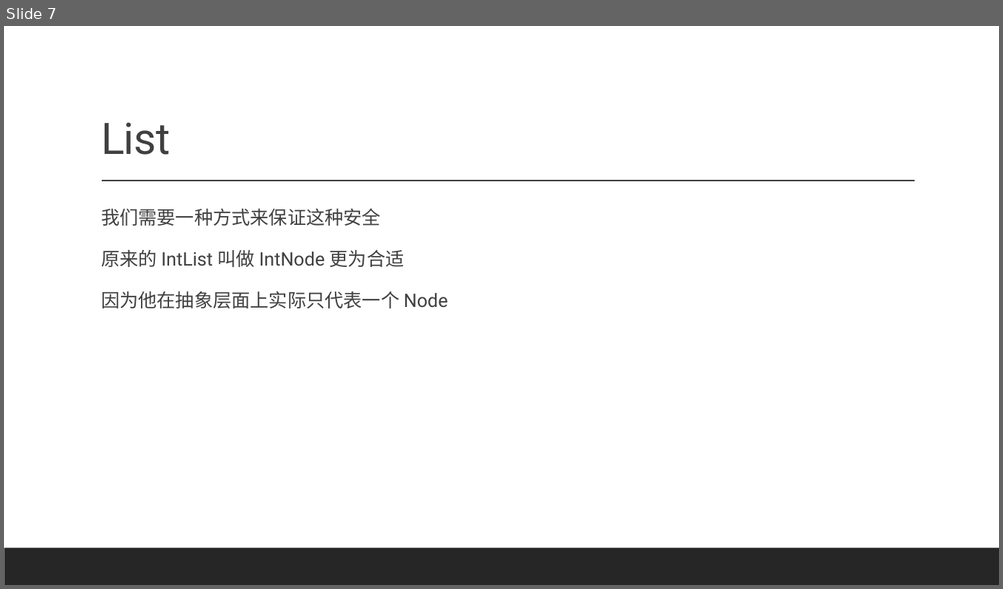
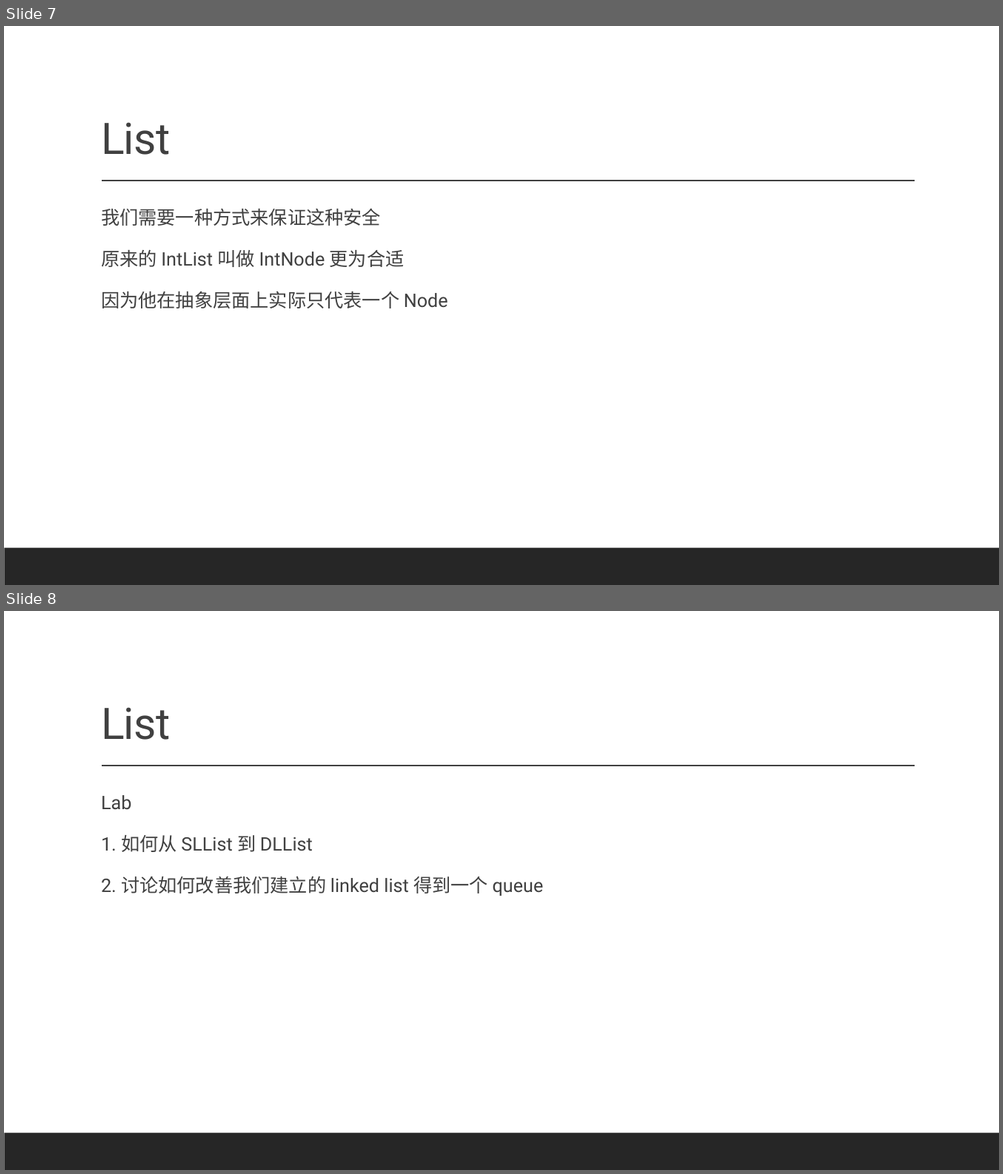
Before and after one commit to basicDSinHDUCS/materials, a slide deck: lecture1/slide.pptx. Shown one above the other, each under a label of ours: slide 7 before the commit, slides 7 and 8 after it. The pictures are 1003x589 and 1003x1174 pixels, drawn with LibreOffice and Linux fonts; fonts in the diff are those of the drawing; background and template pictures are left out. Boxes give left, top, right and bottom in pixels: in the first picture for what was removed or moved away, otherwise in the second. Text is boxed around its words. In the diff, an @@ line names an element or a change of style, - is before the commit and + after.

```diff
--- a/lecture1/slide.pptx
+++ b/lecture1/slide.pptx
@@ slide 8 added at bbox=[4, 611, 999, 1170], background picture (left out); not listed: 2 template elements that a slide beside it also shows @@
@@ title added at bbox=[101, 707, 170, 740], 42 pt, text #404040 @@
+List
@@ text added at bbox=[101, 795, 543, 896], 18 pt, text #404040 @@
+  Lab
+  1. 如何从 SLList 到 DLList
+  2. 讨论如何改善我们建立的 linked list 得到一个 queue
```
Also in this commit, not shown: 1 slide changed, 1 other file.
